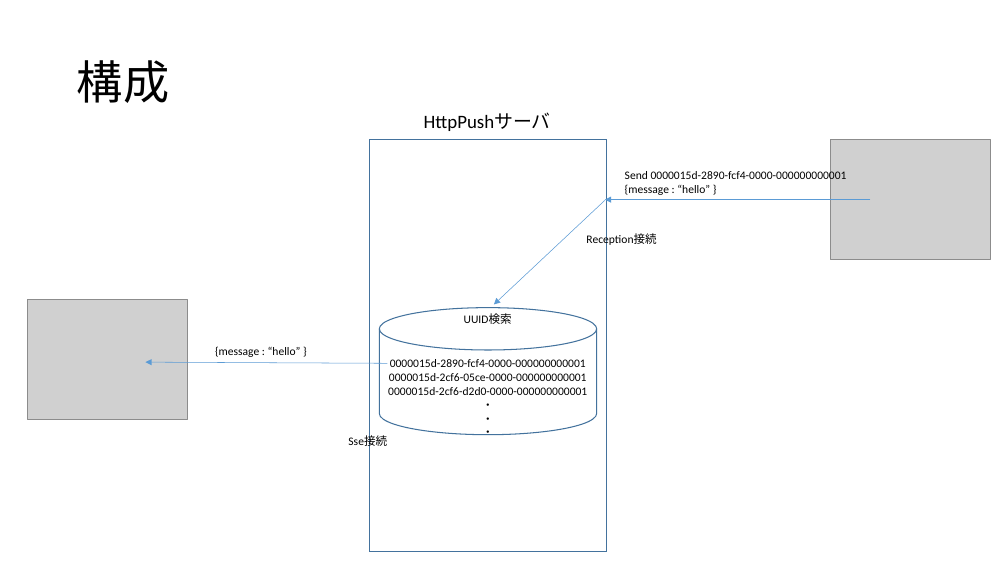
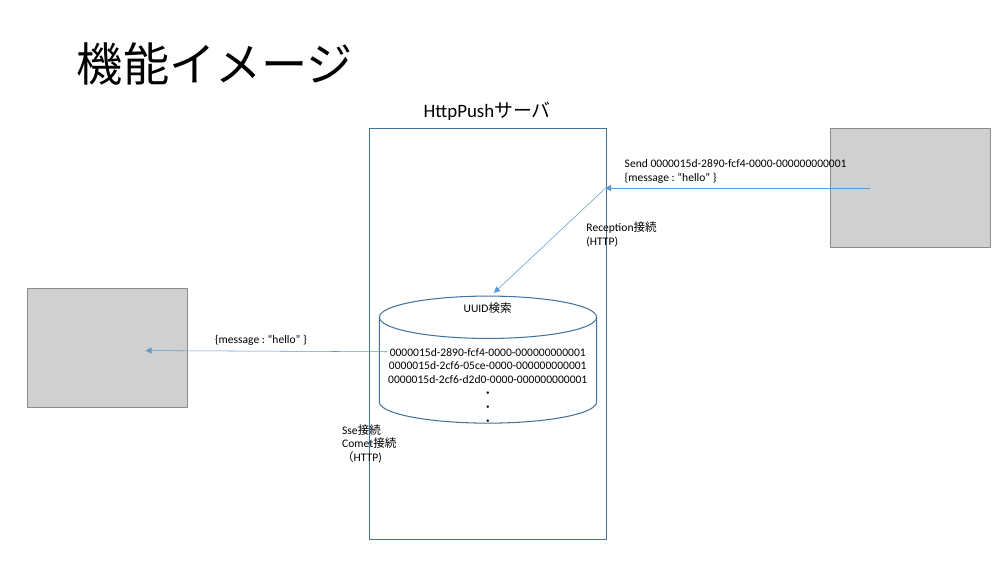
Before and after one commit to maachang/httpPush, a slide deck: slide 4 of doc/HttpPush説明.pptx (slide 2 before the commit). Drawn at 1008x567 pixels with LibreOffice and Linux fonts; fonts in the diff are those of the drawing; grey boxes stand for pictures. Boxes give left, top, right and bottom in pixels: in the first picture for what was removed or moved away, otherwise in the second. Text is boxed around its words. In the diff, an @@ line names an element or a change of style, - is before the commit and + after.

```diff
--- a/doc/HttpPush説明.pptx
+++ b/doc/HttpPush説明.pptx
@@ title at box(77, 42, 353, 85): text changed @@
-構成
+機能イメージ
@@ 5 texts, 3 arrows, 2 pictures, 1 rectangle, 1 cylinder: place and size @@
-5 texts, 3 arrows, 2 pictures, 1 rectangle, 1 cylinder at box(28, 113, 991, 551)
+5 texts, 3 arrows, 2 pictures, 1 rectangle, 1 cylinder at box(28, 101, 991, 540)
@@ text "Reception接続": place and size @@
-text "Reception接続" at box(586, 233, 656, 246)
+text "Reception接続" at box(586, 221, 656, 248)
@@ text at box(586, 235, 618, 248): paragraph added @@
+(HTTP)
@@ text "Sse接続": place and size @@
-text "Sse接続" at box(348, 436, 387, 449)
+text "Sse接続" at box(342, 424, 396, 465)
@@ text at box(342, 438, 396, 465): paragraphs added @@
+Comet接続
+（HTTP)
```
Also in this commit, not shown: 3 other slides changed, 2 slides added, 2 slides removed, 1 other file.
